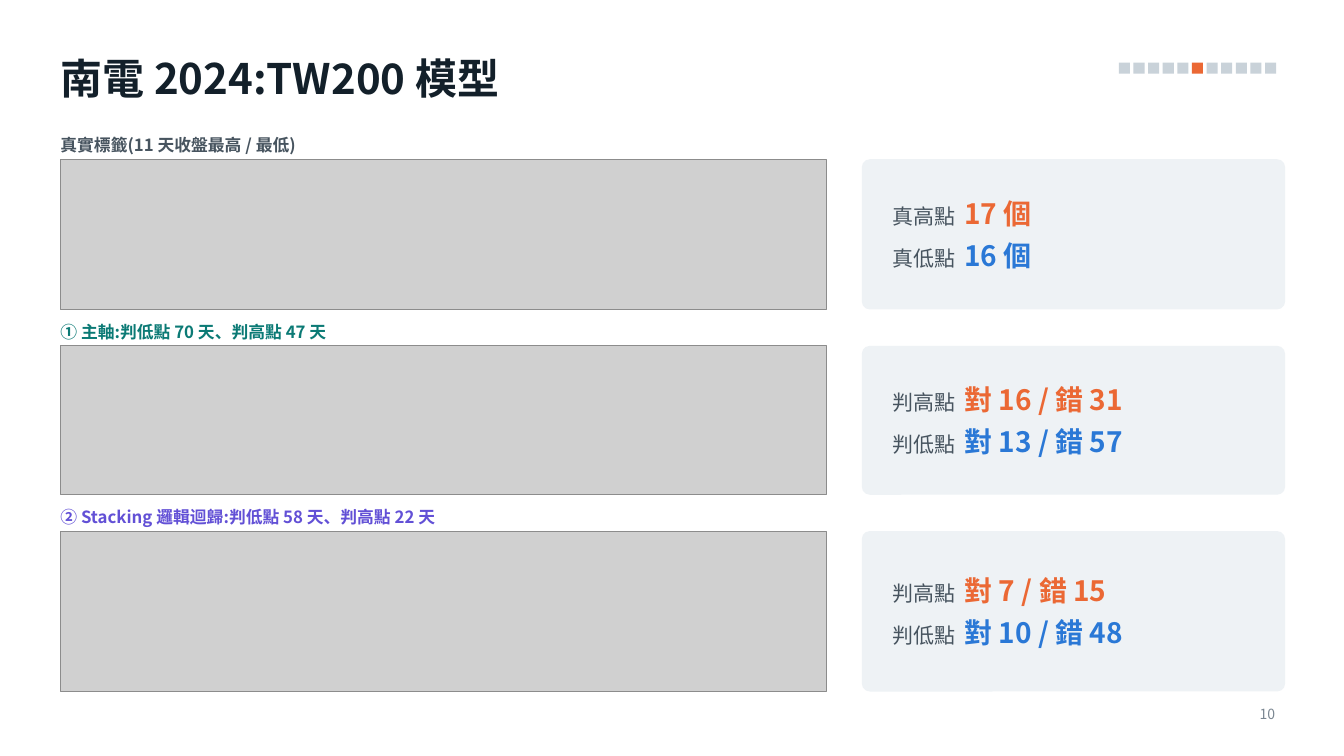
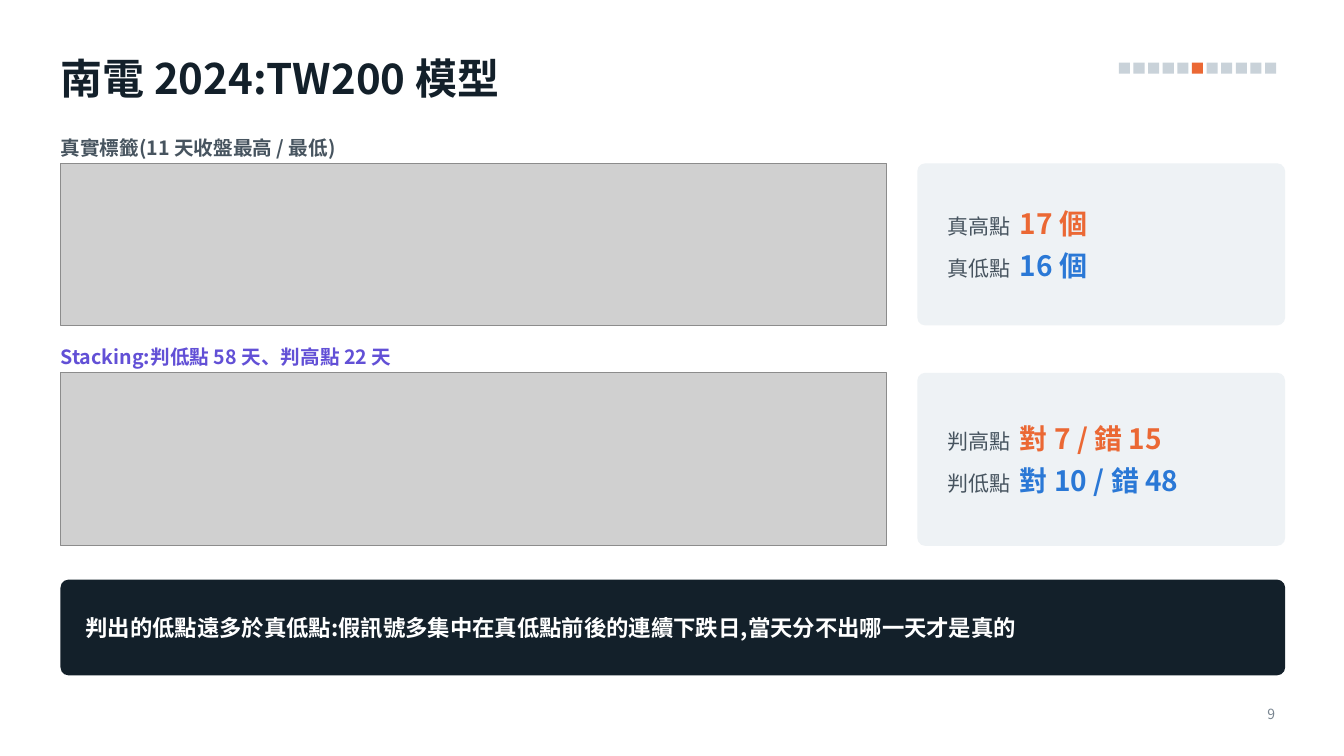
Before and after one commit to alextixu/fcukproject, a slide deck: slide 9 of method_kline_peak/report/kline_peak_report.pptx (slide 10 before the commit). Drawn at 1344x756 pixels with LibreOffice and Linux fonts; fonts in the diff are those of the drawing; grey boxes stand for pictures. Boxes give left, top, right and bottom in pixels: in the first picture for what was removed or moved away, otherwise in the second. Text is boxed around its words. In the diff, an @@ line names an element or a change of style, - is before the commit and + after.

```diff
--- a/method_kline_peak/report/kline_peak_report.pptx
+++ b/method_kline_peak/report/kline_peak_report.pptx
@@ text "真實標籤(11 天收盤最高 / 最低)" at [60, 138, 336, 159]: size 12 to 14 pt @@
@@ picture: place and size @@
-picture at [60, 159, 827, 310]
+picture at [60, 163, 887, 326]
@@ rounded rectangle: place and size @@
-rounded rectangle at [862, 159, 1286, 310]
+rounded rectangle at [918, 163, 1286, 326]
@@ rounded rectangle at [918, 163, 1286, 326]: proportions changed @@
@@ text "真高點 17 個": place and size @@
-text "真高點 17 個" at [892, 200, 1032, 269]
+text "真高點 17 個" at [948, 210, 1087, 279]
@@ text at [60, 347, 392, 369]: text changed; size 12 to 14 pt; text colour #0B7A75 to #6250D6 @@
-① 主軸:判低點 70 天、判高點 47 天
+Stacking:判低點 58 天、判高點 22 天
@@ picture: place and size @@
-picture at [60, 346, 827, 495]
+picture at [60, 373, 887, 546]
@@ rounded rectangle at [918, 373, 1286, 546]: proportions changed @@
@@ rounded rectangle: place and size @@
-rounded rectangle at [862, 346, 1286, 495]
+rounded rectangle at [918, 373, 1286, 546]
@@ text at [948, 425, 1178, 494]: text changed; text colour #EB6834 to #2A78D6 @@
-判高點 對 16 / 錯 31
-判低點 對 13 / 錯 57
+判高點 對 7 / 錯 15
+判低點 對 10 / 錯 48
@@ text removed at [60, 508, 435, 527] @@
-② Stacking 邏輯迴歸:判低點 58 天、判高點 22 天
@@ picture removed at [60, 531, 827, 692] @@
@@ rounded rectangle removed at [862, 531, 1286, 692] @@
@@ rounded rectangle added at [60, 580, 1286, 676], fill #13202A @@
@@ text removed at [892, 577, 1123, 646] @@
-判高點 對 7 / 錯 15
-判低點 對 10 / 錯 48
@@ text added at [86, 617, 1016, 641], 16 pt, text #FFFFFF, bold @@
+判出的低點遠多於真低點:假訊號多集中在真低點前後的連續下跌日,當天分不出哪一天才是真的
@@ page number at [1267, 708, 1275, 719]: text changed @@
-10
+9
```
Also in this commit, not shown: 8 other slides changed, 2 slides added, 3 slides removed, 7 other files.
